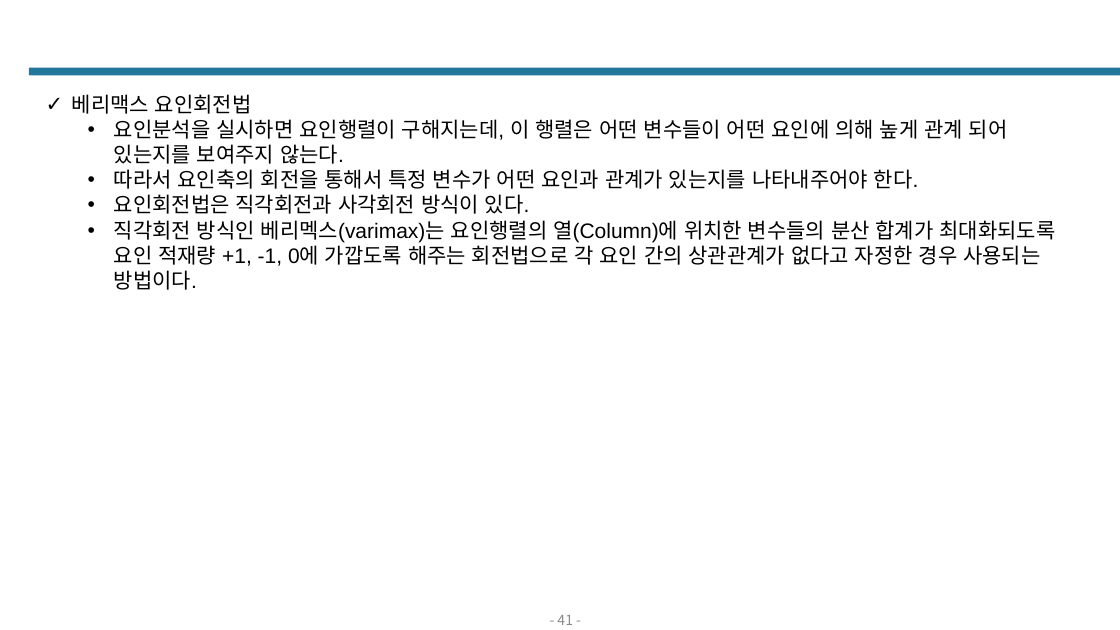
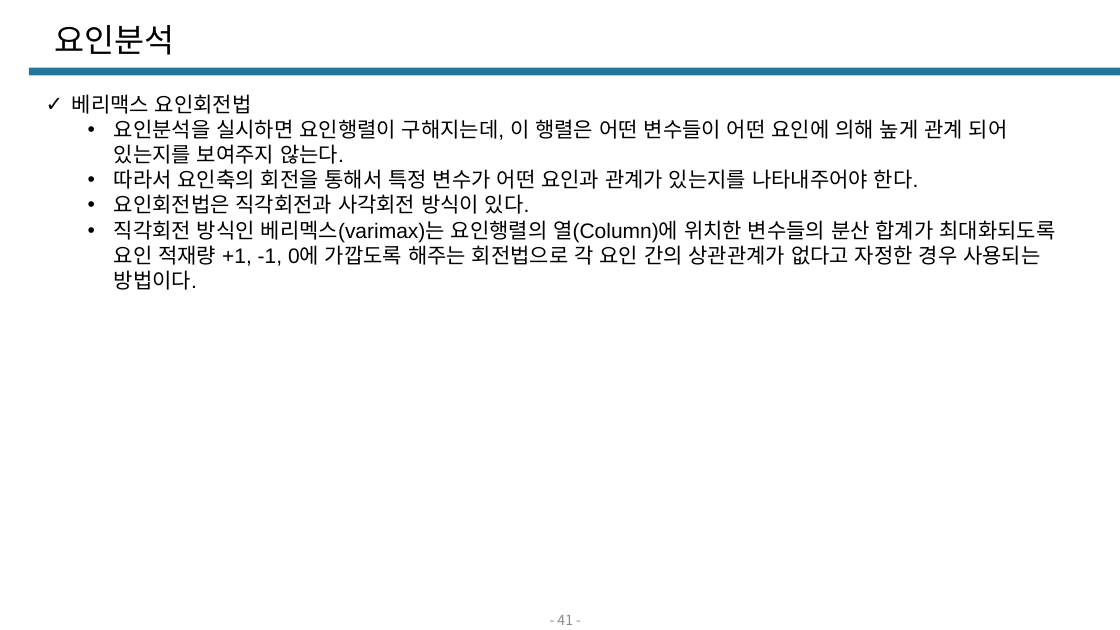
Before and after one commit to Q3333/TIL, a slide deck: slide 41 of BigData/통계/통계v3.pptx. Drawn at 1120x630 pixels with LibreOffice and Linux fonts; fonts in the diff are those of the drawing. Boxes give left, top, right and bottom in pixels: in the first picture for what was removed or moved away, otherwise in the second. Text is boxed around its words. In the diff, an @@ line names an element or a change of style, - is before the commit and + after.

```diff
--- a/BigData/통계/통계v3.pptx
+++ b/BigData/통계/통계v3.pptx
@@ title added at [55, 25, 175, 55], 28 pt, text #000000 @@
+요인분석
```
Also in this commit, not shown: 12 other slides changed, 28 slides added, 1 slide removed, 24 other files.
